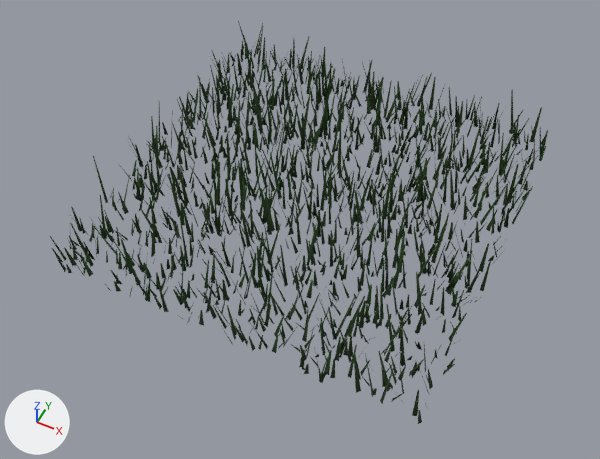
The glTF model models/vegetation/Turf_Shade_v0.glb as it was, and as the next commit left it.
Camera for both pictures: a camera (50 mm lens) standing at (0.8, -1.709, 1.966) and looking at (0.008, -0.126, -0.012). Lighting does not change. The marker at lower left points along +X, +Y and +Z. The older version comes first.

The scene before the commit, as lines of its bpy script (objects in view):
```python
me_turf_shade_v0 = bpy.data.meshes.new('Turf_Shade_v0')
me_turf_shade_v0.from_pydata(...)  # 7200 vertices, 3600 faces; spans x -0.636..0.632, y -0.635..0.643, z 0.0..0.18
me_turf_shade_v0.materials.append(mat_turfblade)
ob_turf_shade_v0 = bpy.data.objects.new('Turf_Shade_v0', me_turf_shade_v0)
ob_turf_shade_v0.location = (0.0, 0.0, 0.0)
```
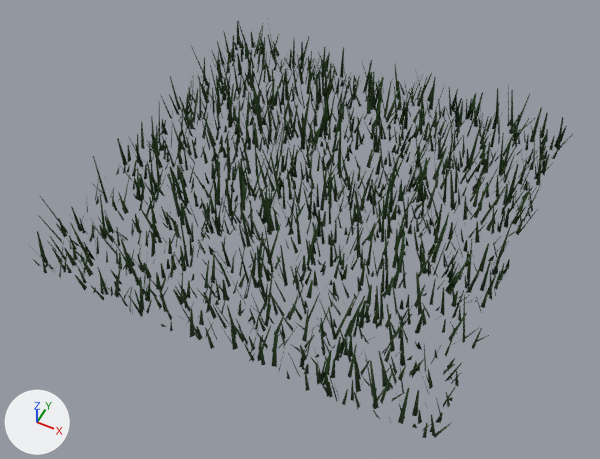
Pixel boxes [x1, y1, x2, y2] of what changed, in the pictures (600 x 459 px):
```json
{"object": "Turf_Shade_v0", "change": "reshaped", "before": [50, 21, 548, 424], "after": [30, 21, 573, 438], "on screen": "9% wider"}
{"part": 1, "of": "me_turf_shade_v0", "change": "built on", "before": [467, 95, 475, 119], "after": [30, 21, 573, 438]}
```

Edits to the scene script, one JSON object a line:
```json
{"block": "me_turf_shade_v0", "where": "# used by ob_turf_shade_v0; location = (0.0, 0.0, 0.0)"}
{"op": "remove", "block": "me_turf_shade_v0", "code": "me_turf_shade_v0.from_pydata(...)  # 7200 vertices, 3600 faces; spans x -0.636..0.632, y -0.635..0.643, z 0.0..0.18"}
{"op": "add", "block": "me_turf_shade_v0", "code": "me_turf_shade_v0.from_pydata(...)  # 8204 vertices, 4102 faces; spans x -0.675..0.678, y -0.677..0.674, z 0.0..0.18"}
{"block": "me_turf_shade_v0", "change": "me_turf_shade_v0 part 1: 1 vertex moved within x 0.309, y 0.61, z 0.0; 1004 vertices added at x -0.675..0.678, y -0.677..0.674, z 0.0..0.179"}
```
